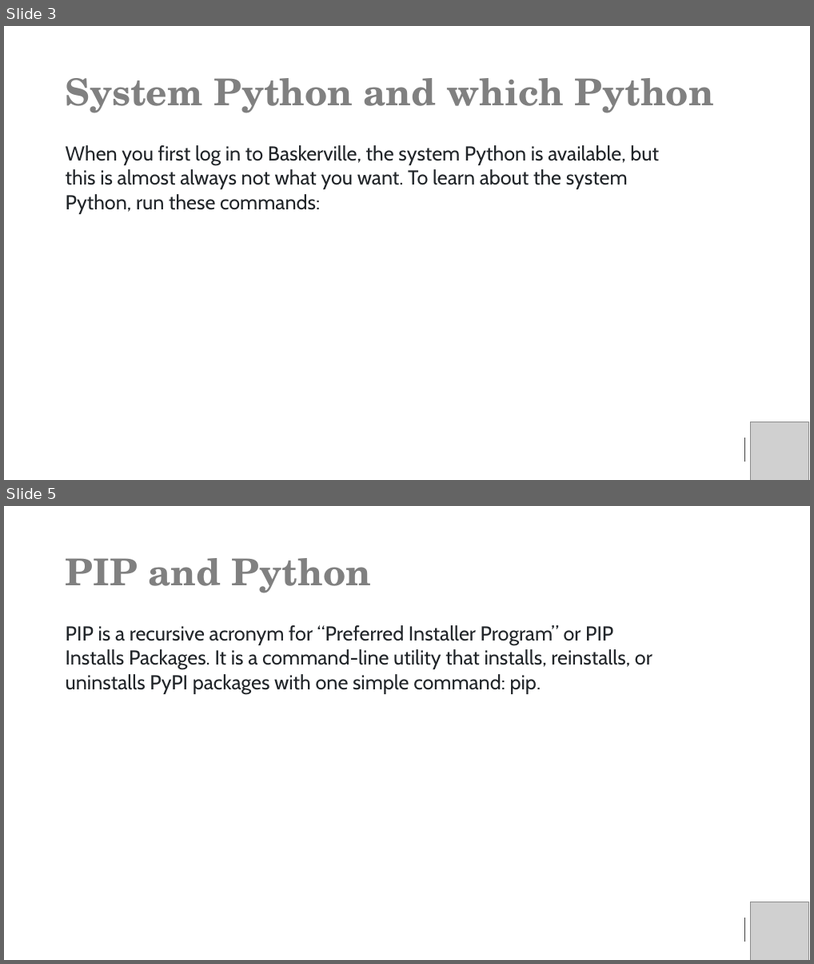
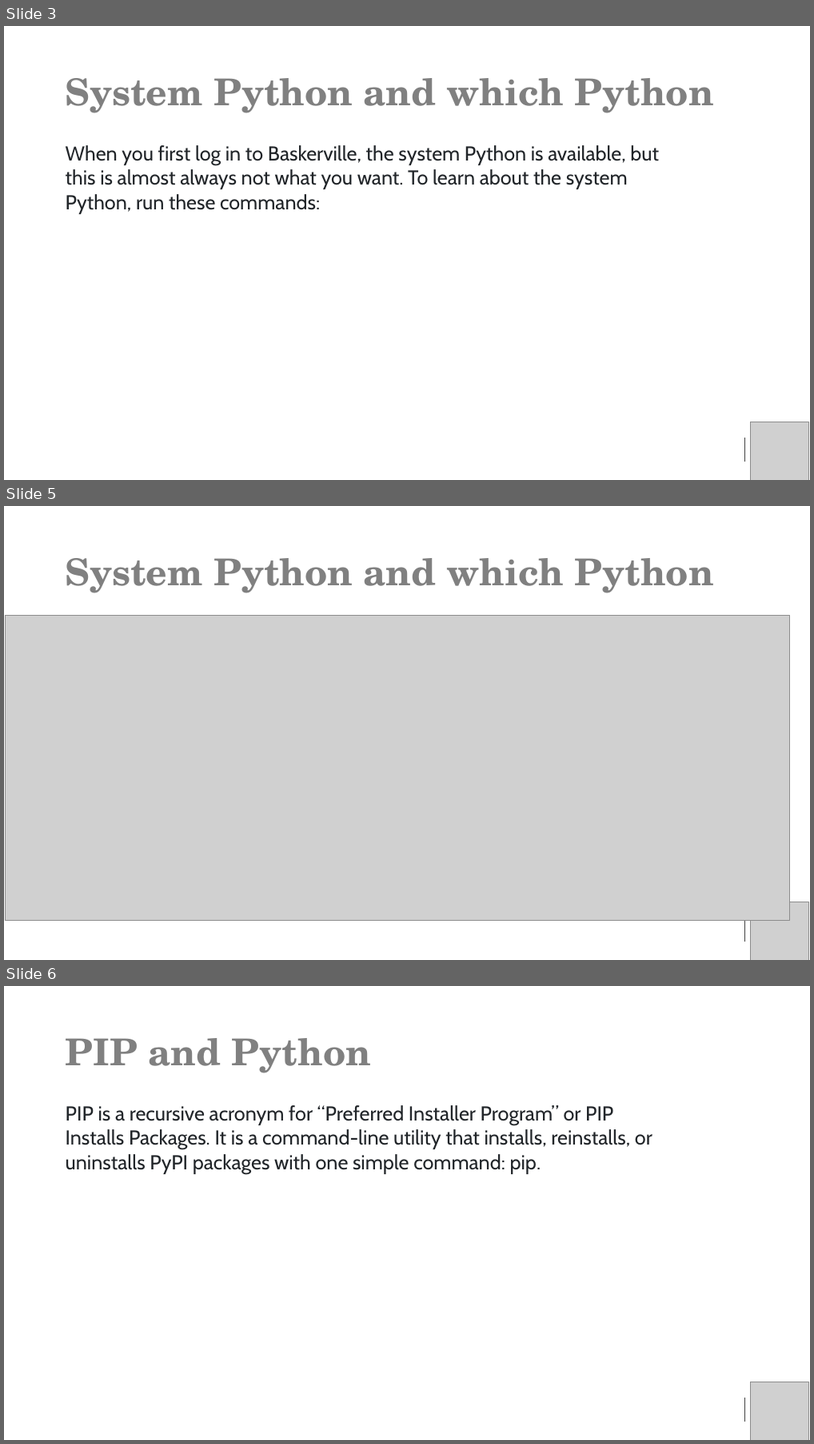
Before and after one commit to baskerville-hpc/2023-11-27-RFI-DLS-training, a slide deck: docs/07-pip-and-containers/Baskerville-pip-apptainer-Final.pptx. Shown one above the other, each under a label of ours: slides 3 and 5 before the commit, slides 3, 5 and 6 after it; the slides between them are not shown. The pictures are 814x964 and 814x1444 pixels, drawn with LibreOffice and Linux fonts; fonts in the diff are those of the drawing; grey boxes stand for pictures. Boxes give left, top, right and bottom in pixels: in the first picture for what was removed or moved away, otherwise in the second. Text is boxed around its words. In the diff, an @@ line names an element or a change of style, - is before the commit and + after.

```diff
--- a/docs/07-pip-and-containers/Baskerville-pip-apptainer-Final.pptx
+++ b/docs/07-pip-and-containers/Baskerville-pip-apptainer-Final.pptx
@@ slide 5 added at (4, 506, 810, 960), background #FFFFFF @@
@@ title added at (66, 558, 714, 593), 44 pt, text #808080, bold @@
+System Python and which Python
@@ picture added at (6, 615, 790, 920) @@
@@ picture added at (751, 902, 809, 960) @@
@@ line added from (746, 917) to (746, 941), #404040 1 pt @@
@@ what was slide 5 is now slide 6 @@
```
Also in this commit, not shown: 1 slide changed, 1 other file.
